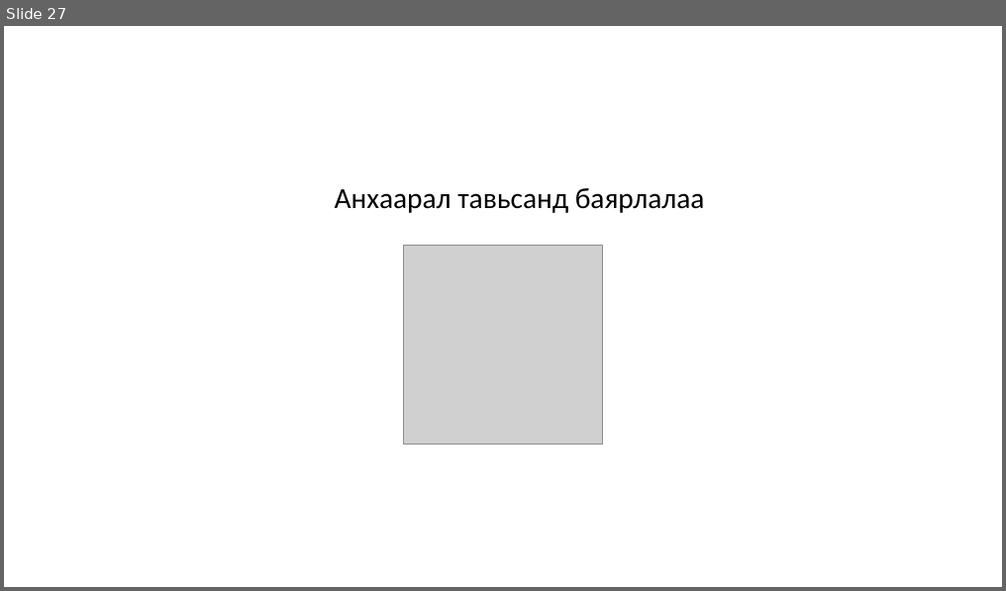
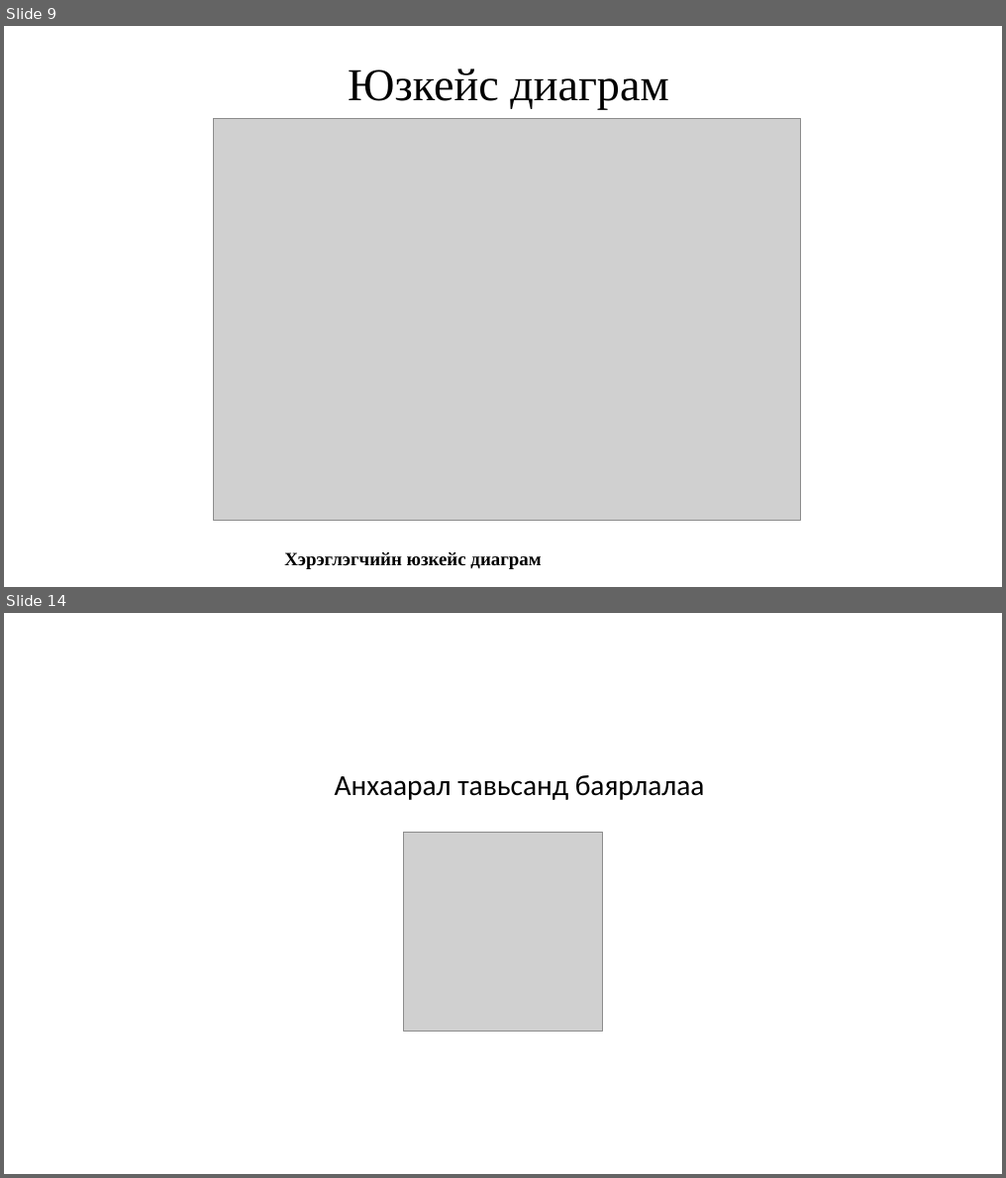
Before and after one commit to Munkhtuvshin/lat, a slide deck: diplom.odp. Shown one above the other, each under a label of ours: slide 27 before the commit, slides 9 and 14 after it; the slides between them are not shown. The pictures are 1006x591 and 1006x1178 pixels, drawn with LibreOffice and Linux fonts; fonts in the diff are those of the drawing; grey boxes stand for pictures. Boxes give left, top, right and bottom in pixels: in the first picture for what was removed or moved away, otherwise in the second. Text is boxed around its words. In the diff, an @@ line names an element or a change of style, - is before the commit and + after.

```diff
--- a/diplom.odp
+++ b/diplom.odp
@@ slide 9 added at (4,26,1002,587), background #FFFFFF @@
@@ text added at (348,69,668,110), 44 pt, text #000000 @@
+Юзкейс диаграм
@@ picture added at (214,119,801,520) @@
@@ text added at (284,553,541,570), 18 pt, text #000000, bold @@
+Хэрэглэгчийн юзкейс диаграм
@@ what was slide 27 is now slide 14 @@
```
Also in this commit, not shown: 3 slides changed, 9 other slides added, 23 slides removed, 11 other files.
